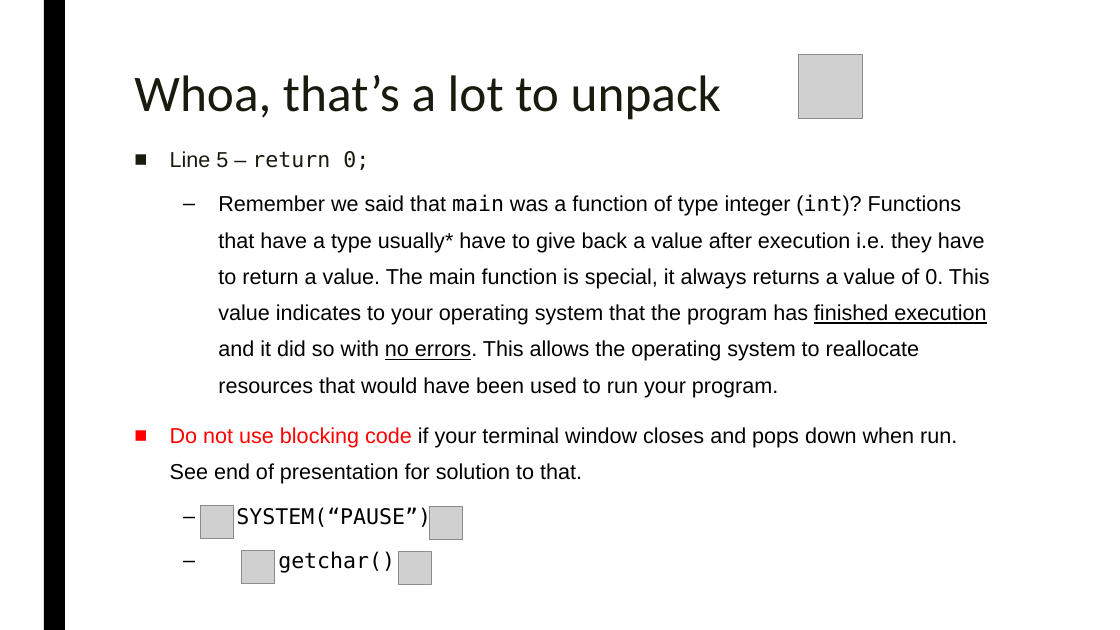
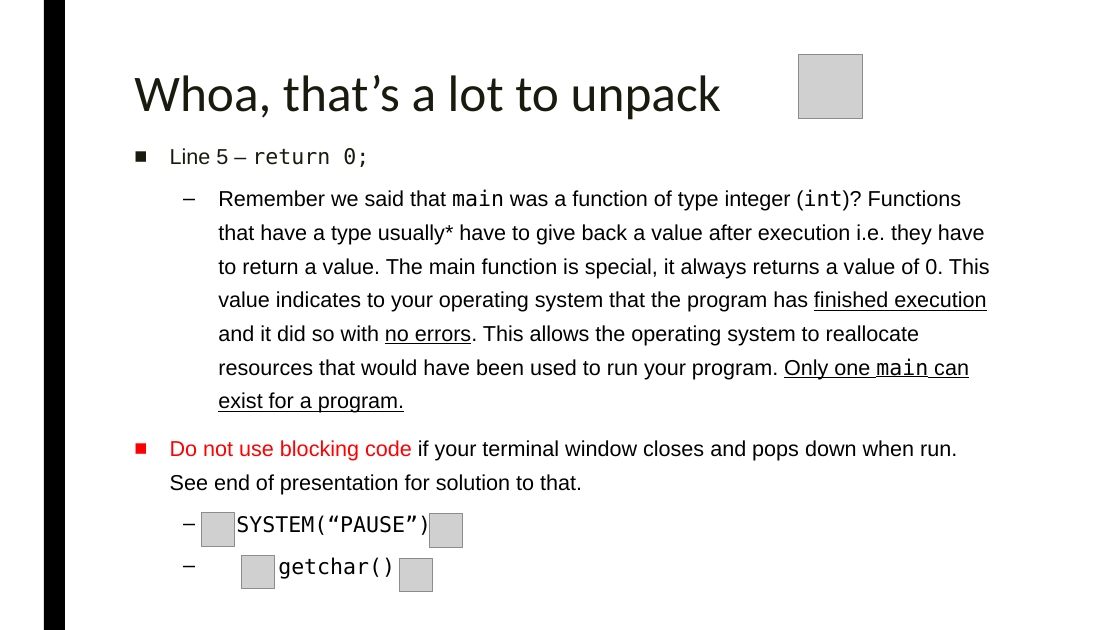
Before and after one commit to simeon9696/programmingworkshop, a slide deck: slide 12 of 2.) Introduction to C++/Introduction to C++.pptx. Drawn at 1120x630 pixels with LibreOffice and Linux fonts; fonts in the diff are those of the drawing; grey boxes stand for pictures. Boxes give left, top, right and bottom in pixels: in the first picture for what was removed or moved away, otherwise in the second. Text is boxed around its words. In the diff, an @@ line names an element or a change of style, - is before the commit and + after.

```diff
--- a/2.) Introduction to C++/Introduction to C++.pptx
+++ b/2.) Introduction to C++/Introduction to C++.pptx
@@ text at <box>170,148,957,579</box>: line spacing 1.4 to 1.3 @@
@@ text at <box>218,189,990,413</box>: text changed @@
-  – Remember we said that main was a function of type integer (int)? Functions that have a type usually* have to give back a value after execution i.e. they have to return a value. The main function is special, it always returns a value of 0. This value indicates to your operating system that the program has finished execution and it did so with no errors. This allows the operating system to reallocate resources that would have been used to run your program.
+  – Remember we said that main was a function of type integer (int)? Functions that have a type usually* have to give back a value after execution i.e. they have to return a value. The main function is special, it always returns a value of 0. This value indicates to your operating system that the program has finished execution and it did so with no errors. This allows the operating system to reallocate resources that would have been used to run your program. Only one main can exist for a program.
@@ picture: place and size @@
-picture at <box>201,505,234,539</box>
+picture at <box>202,513,235,547</box>
@@ picture: place and size @@
-picture at <box>429,507,463,540</box>
+picture at <box>429,514,463,548</box>
@@ picture: place and size @@
-picture at <box>241,550,275,584</box>
+picture at <box>241,555,275,589</box>
@@ picture: place and size @@
-picture at <box>398,551,432,585</box>
+picture at <box>399,559,433,592</box>
```
Also in this commit, not shown: 3 other files.
